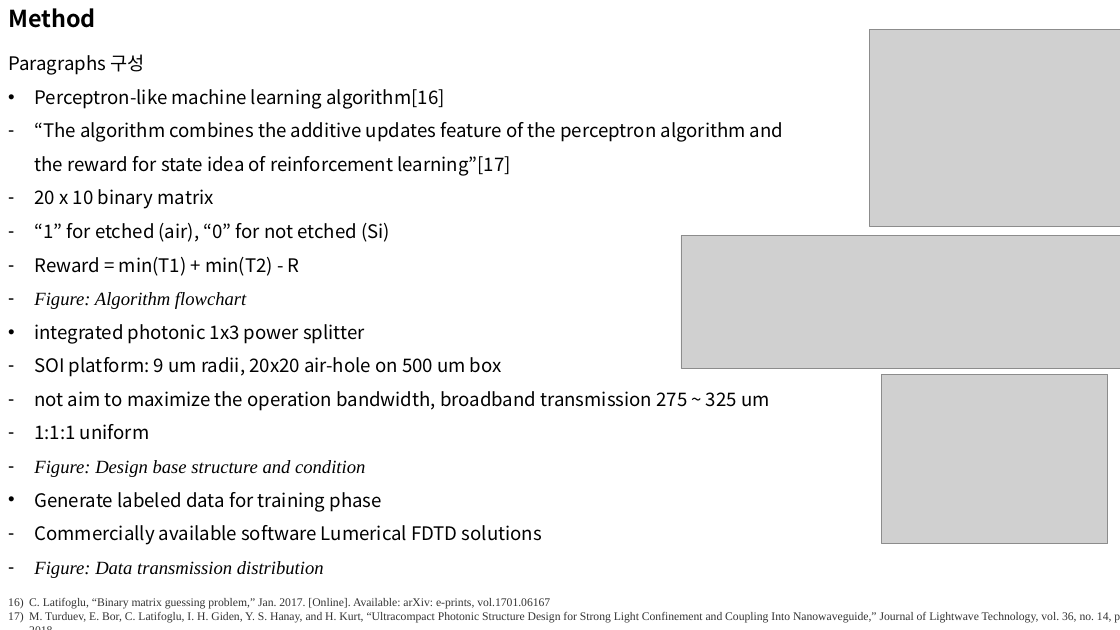
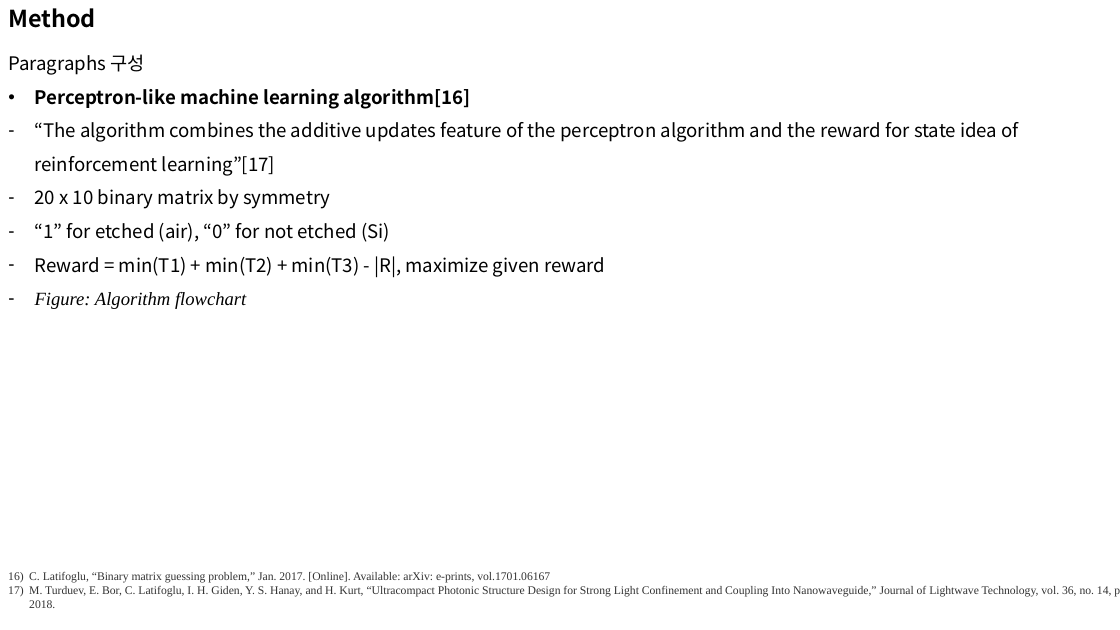
Before and after one commit to jglee96/NBTP_Lab, a slide deck: slide 2 of 개인/석사학위논문/Manuscript Preparation.pptx. Drawn at 1120x630 pixels with LibreOffice and Linux fonts; fonts in the diff are those of the drawing; grey boxes stand for pictures. Boxes give left, top, right and bottom in pixels: in the first picture for what was removed or moved away, otherwise in the second. Text is boxed around its words. In the diff, an @@ line names an element or a change of style, - is before the commit and + after.

```diff
--- a/개인/석사학위논문/Manuscript Preparation.pptx
+++ b/개인/석사학위논문/Manuscript Preparation.pptx
@@ picture removed at bbox=[870, 29, 1120, 226] @@
@@ text at bbox=[35, 89, 471, 109]: bold on in "Perceptron-like machine learning algorithm[16]" @@
@@ text at bbox=[35, 189, 330, 209]: text changed @@
-– 20 x 10 binary matrix
+– 20 x 10 binary matrix by symmetry
@@ picture removed at bbox=[681, 236, 1120, 369] @@
@@ text at bbox=[35, 256, 605, 277]: text changed @@
-– Reward = min(T1) + min(T2) - R
+– Reward = min(T1) + min(T2) + min(T3) - |R|, maximize given reward
@@ text at bbox=[34, 324, 770, 578]: paragraphs removed @@
-• integrated photonic 1x3 power splitter
-– SOI platform: 9 um radii, 20x20 air-hole on 500 um box
-– not aim to maximize the operation bandwidth, broadband transmission 275 ~ 325 um
-– 1:1:1 uniform
-– Figure: Design base structure and condition
-• Generate labeled data for training phase
-– Commercially available software Lumerical FDTD solutions
-– Figure: Data transmission distribution
@@ picture removed at bbox=[882, 374, 1108, 544] @@
@@ text "C. Latifoglu, “Binary matrix guessing ..." rewrapped from bbox=[29, 598, 1112, 623] to bbox=[29, 572, 1112, 608] @@
```
Also in this commit, not shown: 2 other slides changed, 1 slide added, 21 other files.
